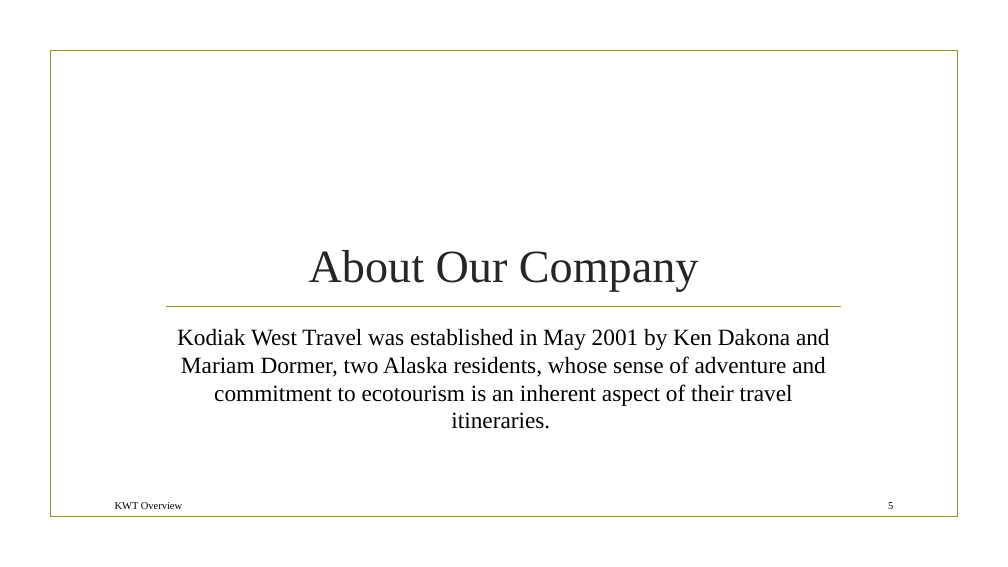
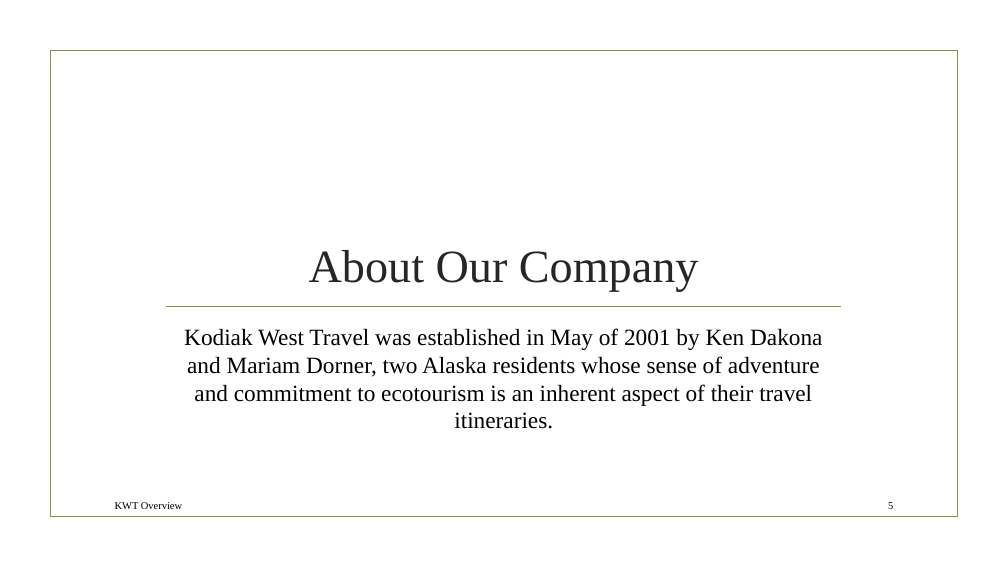
Before and after one commit to soumyavajjhala/soumyavajjhala.github.io, a slide deck: slide 5 of Desktop Publishing & Presentation Graphics Applications/Microsoft PowerPoint-Comprehensive/Getting Started with Microsoft PowerPoint/KWT Overview.pptx. Drawn at 1008x567 pixels with LibreOffice and Linux fonts; fonts in the diff are those of the drawing; background and template pictures are left out. Boxes give left, top, right and bottom in pixels: in the first picture for what was removed or moved away, otherwise in the second. Text is boxed around its words. In the diff, an @@ line names an element or a change of style, - is before the commit and + after.

```diff
--- a/Desktop Publishing & Presentation Graphics Applications/Microsoft PowerPoint-Comprehensive/Getting Started with Microsoft PowerPoint/KWT Overview.pptx
+++ b/Desktop Publishing & Presentation Graphics Applications/Microsoft PowerPoint-Comprehensive/Getting Started with Microsoft PowerPoint/KWT Overview.pptx
@@ text at (184, 328, 822, 406): text changed @@
-Kodiak West Travel was established in May 2001 by Ken Dakona and Mariam Dormer, two Alaska residents, whose sense of adventure and commitment to ecotourism is an inherent aspect of their travel itineraries.
+Kodiak West Travel was established in May of 2001 by Ken Dakona and Mariam Dorner, two Alaska residents whose sense of adventure and commitment to ecotourism is an inherent aspect of their travel itineraries.
```
Also in this commit, not shown: 2 other slides changed, 3 other files.
